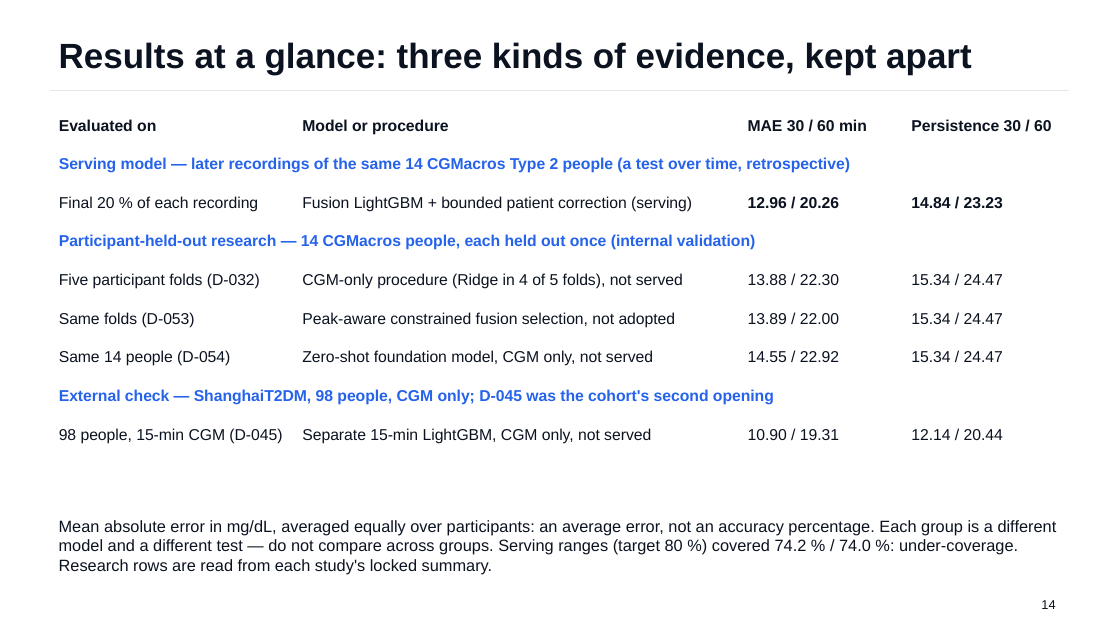
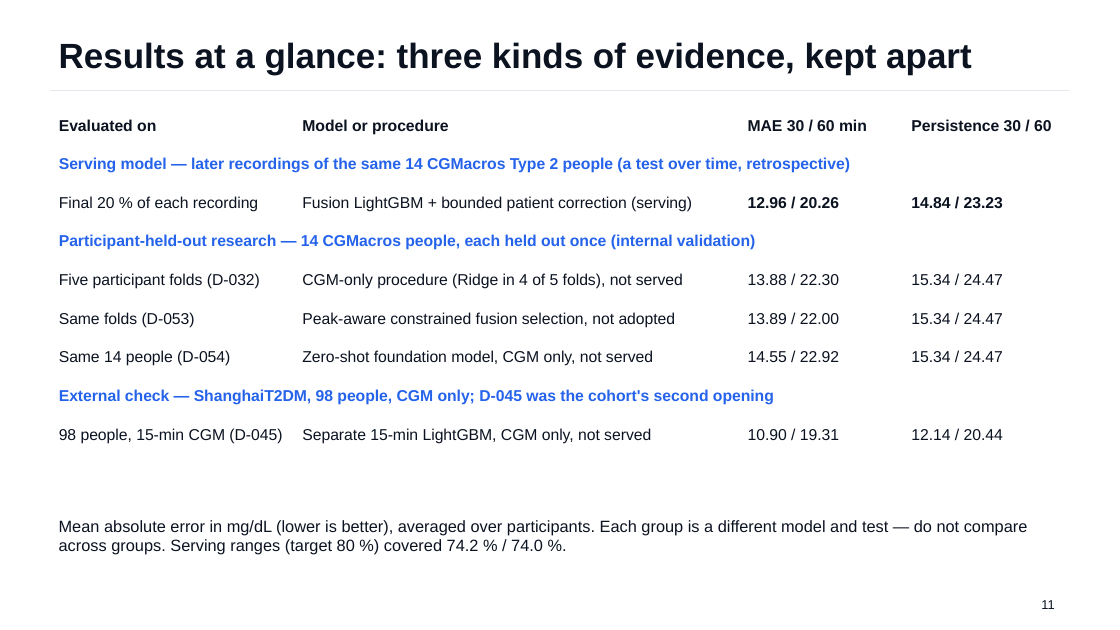
Before and after one commit to Avi36005/DigitalTwin-Challenge-Kryptonite, a slide deck: slide 11 of docs/submission/GlucoTwin_Presentation.pptx (slide 14 before the commit). Drawn at 1120x630 pixels with LibreOffice and Linux fonts; fonts in the diff are those of the drawing. Boxes give left, top, right and bottom in pixels: in the first picture for what was removed or moved away, otherwise in the second. Text is boxed around its words. In the diff, an @@ line names an element or a change of style, - is before the commit and + after.

```diff
--- a/docs/submission/GlucoTwin_Presentation.pptx
+++ b/docs/submission/GlucoTwin_Presentation.pptx
@@ text at [59, 520, 1028, 555]: text changed @@
-Mean absolute error in mg/dL, averaged equally over participants: an average error, not an accuracy percentage. Each group is a different model and a different test — do not compare across groups. Serving ranges (target 80 %) covered 74.2 % / 74.0 %: under-coverage. Research rows are read from each study's locked summary.
+Mean absolute error in mg/dL (lower is better), averaged over participants. Each group is a different model and test — do not compare across groups. Serving ranges (target 80 %) covered 74.2 % / 74.0 %.
@@ text at [1041, 600, 1054, 609]: text changed @@
-14
+11
```
Also in this commit, not shown: 8 other slides changed, 13 slides removed, 39 other files.
